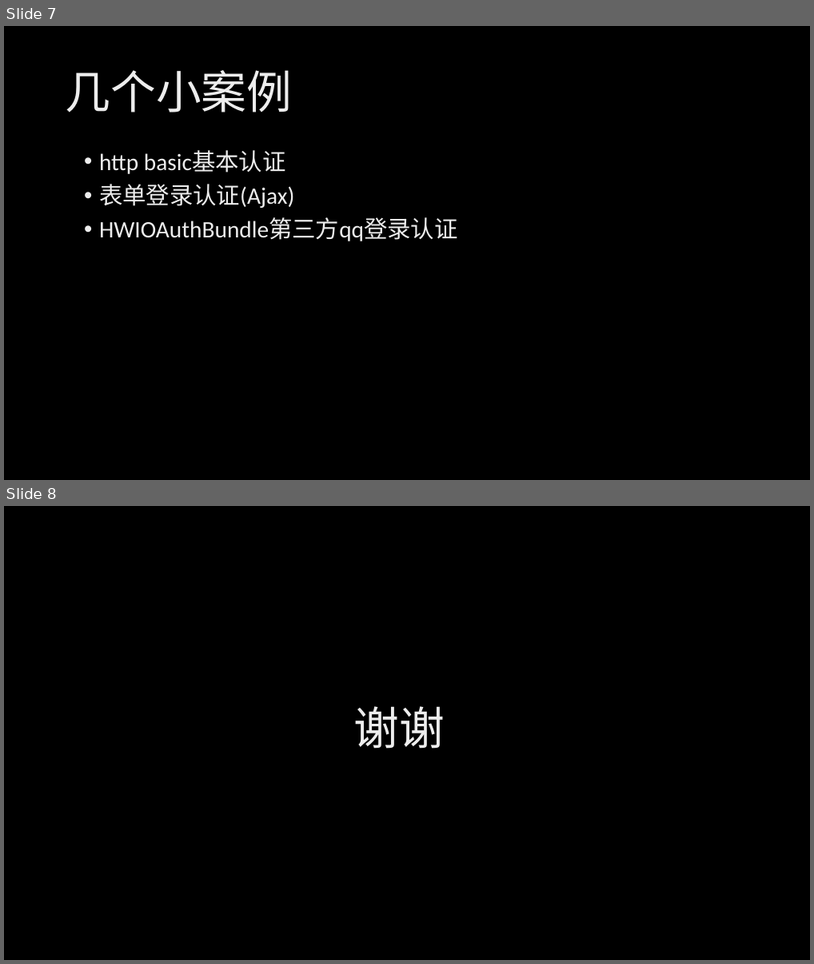
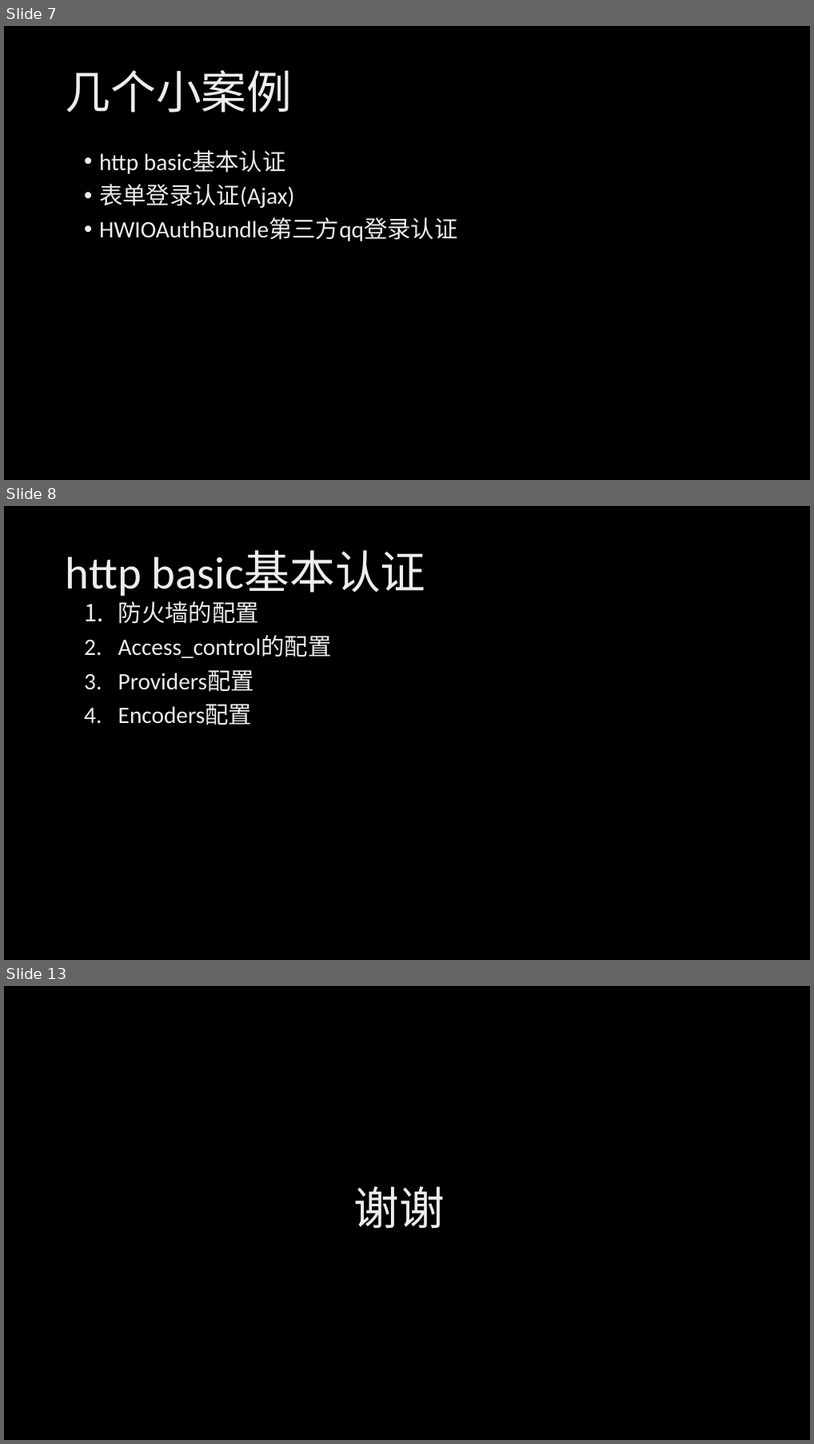
Before and after one commit to TuringTD/symfony2--, a slide deck: symfony登陆.pptx. Shown one above the other, each under a label of ours: slides 7 and 8 before the commit, slides 7, 8 and 13 after it; the slides between them are not shown. The pictures are 814x964 and 814x1444 pixels, drawn with LibreOffice and Linux fonts; fonts in the diff are those of the drawing; background and template pictures are left out. Boxes give left, top, right and bottom in pixels: in the first picture for what was removed or moved away, otherwise in the second. Text is boxed around its words. In the diff, an @@ line names an element or a change of style, - is before the commit and + after.

```diff
--- a/symfony登陆.pptx
+++ b/symfony登陆.pptx
@@ slide 8 added at box(4, 506, 810, 960), background picture (left out) @@
@@ title added at box(66, 550, 426, 596), 54 pt, text gradient #BFBFBF to #EDEDED to #FFFFFF @@
+http basic基本认证
@@ text added at box(118, 601, 332, 725), 28 pt, text gradient #BFBFBF to #EDEDED to #FFFFFF @@
+1. 防火墙的配置
+2. Access_control的配置
+3. Providers配置
+4. Encoders配置
@@ what was slide 8 is now slide 13 @@
```
Also in this commit, not shown: 2 slides changed, 4 other slides added.
